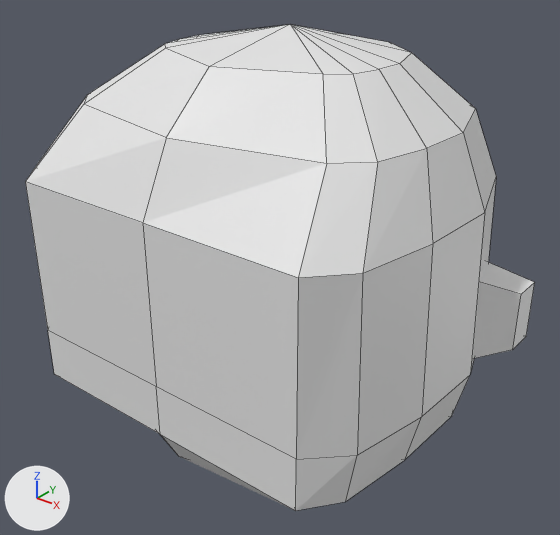
What one commit did to the OBJ model lowpoly/heads/head_heart.obj.
The view is the same before and after, from a 50 mm lens placed at (0.709, -0.898, 1.922), pointed at (0.006, -0.019, 1.377). The lights are fixed; the arrows at lower left show +X, +Y and +Z. The older version comes first. Mesh edges are drawn as thin lines. Where no turn or scale is listed for an object, it has been applied to the vertices. Vertices at exactly the same position are counted once.

The first picture shows 'head_heart'.
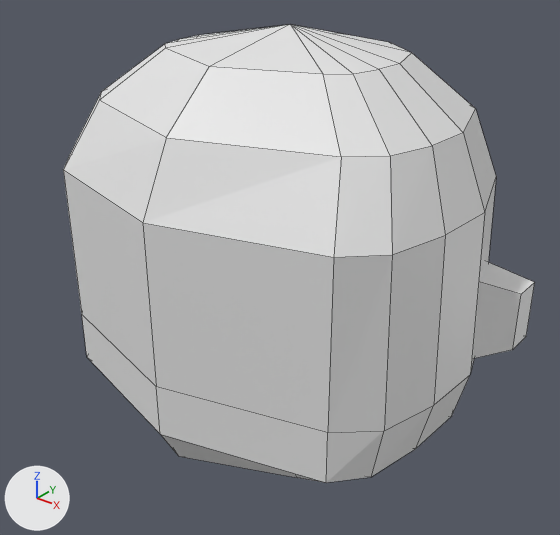
Pixel boxes (x1, y1, x2, y2) of what changed, in the pictures (560 x 535 px; the box of a moved part takes in the faces that stretch with it):
'head_heart', reshaped (7% narrower): before (25, 25, 535, 511); after (63, 25, 535, 483)
part 1 of me_head_heart, moved or reshaped: before (143, 71, 484, 511); after (143, 71, 484, 483)
part 2 of me_head_heart, moved or reshaped: before (25, 44, 209, 454); after (63, 44, 209, 433)

What the commit changed:
me_head_heart has 116 vertices, 114 faces and spans x -0.37..0.37, y -0.292..0.292, z 1.083..1.75.
me_head_heart is used by ob_head_heart; location (0.0, 0.0, 0.0).
Before the commit, vertices of me_head_heart: 22 (0.25, -0.292, 1.542) at pixel (298, 277), 61 (0.25, -0.292, 1.208) at pixel (295, 510), 62 (0.25, -0.292, 1.292) at pixel (296, 459).
Before the commit, vertices of me_head_heart: 42 (-0.25, -0.292, 1.542) at pixel (25, 181), 92 (-0.25, -0.292, 1.208) at pixel (54, 374), 93 (-0.25, -0.292, 1.292) at pixel (47, 330).
Part 1, on me_head_heart:
Vertices 22, 61, 62 of me_head_heart move by (0.0, 0.067, 0.0).
Vertex 14 of me_head_heart moves from (0.218, -0.198, 1.642) at pixel (326, 163) to (0.218, -0.169, 1.642) at pixel (341, 156).
Vertex 17 of me_head_heart moves from (0.261, -0.157, 1.642) at pixel (377, 161) to (0.261, -0.13, 1.642) at pixel (390, 155).
Vertex 19 of me_head_heart moves from (0.279, -0.077, 1.642) at pixel (426, 148) to (0.279, -0.063, 1.642) at pixel (432, 145).
Vertex 23 of me_head_heart moves from (0.299, -0.238, 1.542) at pixel (362, 273) to (0.299, -0.176, 1.542) at pixel (392, 254).
Vertex 24 of me_head_heart moves from (0.32, -0.119, 1.542) at pixel (432, 243) to (0.32, -0.087, 1.542) at pixel (445, 235).
Vertex 64 of me_head_heart moves from (0.291, -0.238, 1.208) at pixel (345, 501) to (0.291, -0.177, 1.208) at pixel (371, 477).
Vertex 65 of me_head_heart moves from (0.304, -0.238, 1.292) at pixel (357, 455) to (0.304, -0.176, 1.292) at pixel (384, 430).
Vertex 66 of me_head_heart moves from (0.308, -0.119, 1.208) at pixel (404, 460) to (0.308, -0.088, 1.208) at pixel (415, 448).
Vertex 67 of me_head_heart moves from (0.328, -0.119, 1.292) at pixel (421, 416) to (0.328, -0.087, 1.292) at pixel (433, 405).
Vertex 69 of me_head_heart moves from (0.17, -0.207, 1.146) to (0.17, -0.184, 1.146) at pixel (297, 477).
Vertex 70 of me_head_heart moves from (0.198, -0.164, 1.146) to (0.198, -0.143, 1.146).
Vertex 71 of me_head_heart moves from (0.21, -0.08, 1.146) to (0.21, -0.07, 1.146).
Part 2, on me_head_heart:
Vertices 42, 92, 93 of me_head_heart move by (0.0, 0.067, 0.0).
Vertex 34 of me_head_heart moves from (-0.279, -0.077, 1.642) to (-0.279, -0.063, 1.642).
Vertex 36 of me_head_heart moves from (-0.261, -0.157, 1.642) at pixel (87, 94) to (-0.261, -0.13, 1.642) at pixel (101, 91).
Vertex 38 of me_head_heart moves from (-0.218, -0.198, 1.642) at pixel (83, 104) to (-0.218, -0.169, 1.642) at pixel (99, 100).
Vertex 40 of me_head_heart moves from (-0.32, -0.119, 1.542) to (-0.32, -0.087, 1.542).
Vertex 41 of me_head_heart moves from (-0.299, -0.238, 1.542) at pixel (36, 165) to (-0.299, -0.176, 1.542) at pixel (68, 156).
Vertex 88 of me_head_heart moves from (-0.308, -0.119, 1.208) to (-0.308, -0.088, 1.208).
Vertex 89 of me_head_heart moves from (-0.328, -0.119, 1.292) to (-0.328, -0.087, 1.292).
Vertex 90 of me_head_heart moves from (-0.291, -0.238, 1.208) to (-0.291, -0.177, 1.208).
Vertex 91 of me_head_heart moves from (-0.304, -0.238, 1.292) to (-0.304, -0.176, 1.292).
Vertex 94 of me_head_heart moves from (-0.21, -0.08, 1.146) to (-0.21, -0.07, 1.146).
Vertex 95 of me_head_heart moves from (-0.198, -0.164, 1.146) to (-0.198, -0.143, 1.146).
Vertex 96 of me_head_heart moves from (-0.17, -0.207, 1.146) to (-0.17, -0.184, 1.146).
